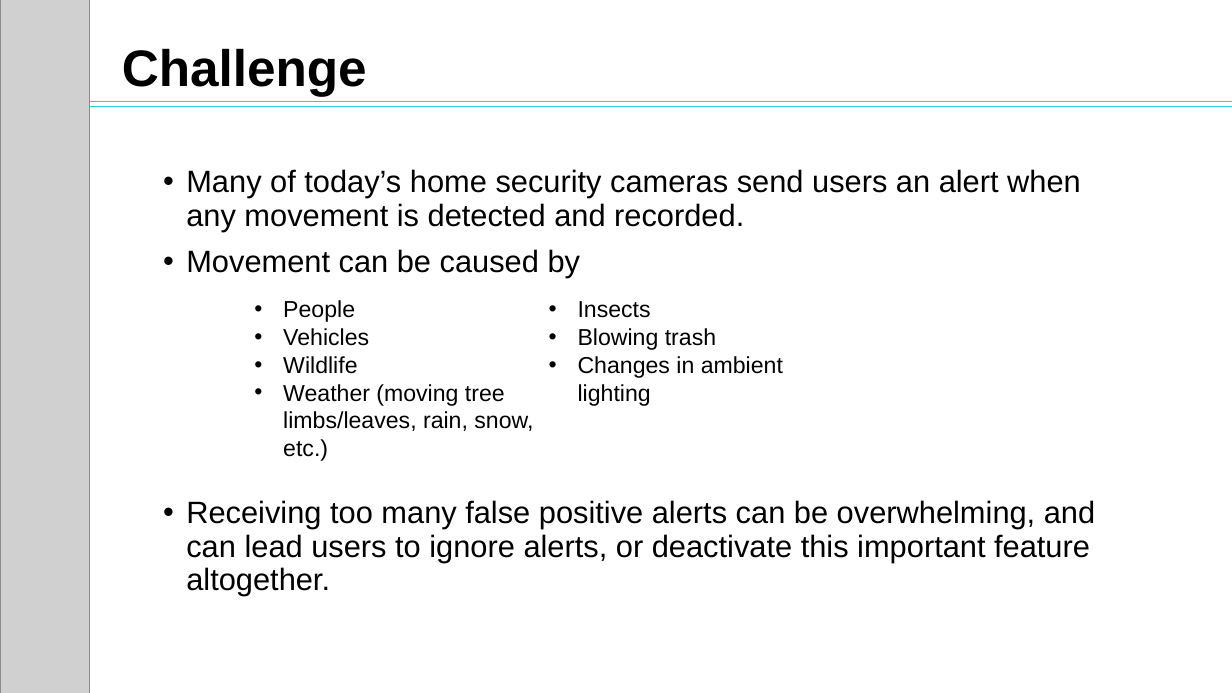
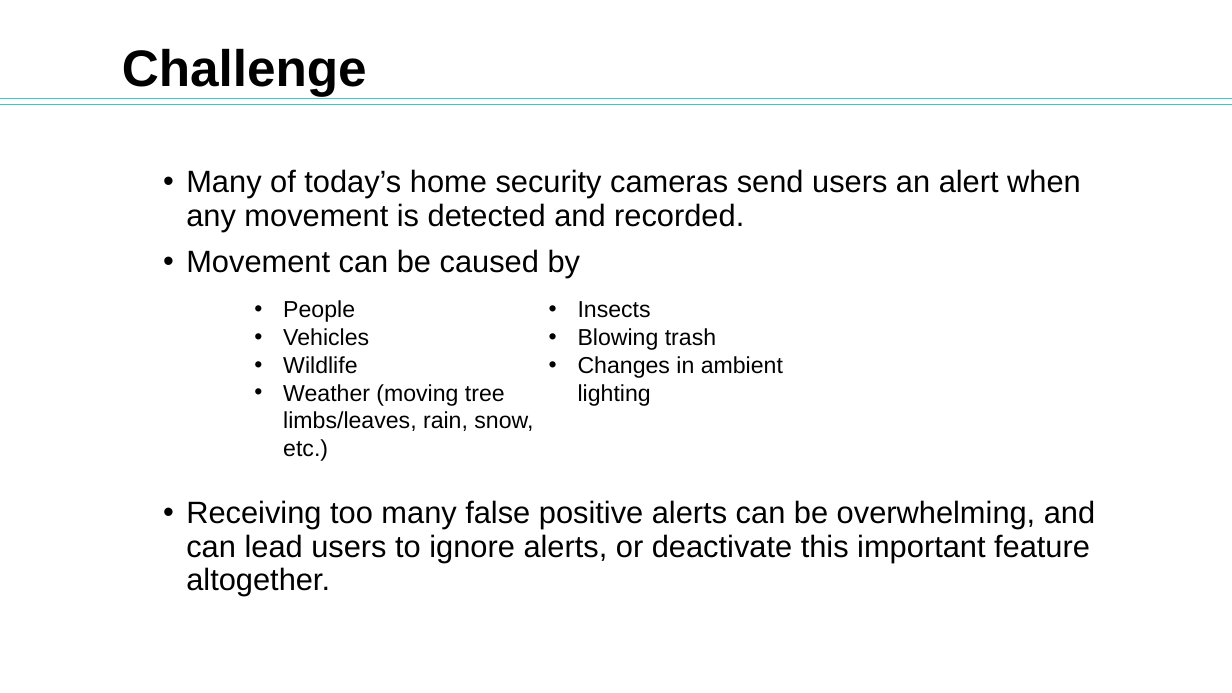
Before and after one commit to brandonsfick/Helix_Eye_InTheSky, a slide deck: slide 2 of Final Project Presentation2.pptx. Drawn at 1232x693 pixels with LibreOffice and Linux fonts; fonts in the diff are those of the drawing; grey boxes stand for pictures; background and template pictures are left out. Boxes give left, top, right and bottom in pixels: in the first picture for what was removed or moved away, otherwise in the second. Text is boxed around its words. In the diff, an @@ line names an element or a change of style, - is before the commit and + after.

```diff
--- a/Final Project Presentation2.pptx
+++ b/Final Project Presentation2.pptx
@@ picture removed at (x1=0, y1=0, x2=90, y2=693) @@
@@ line removed from (0, 101) to (1232, 101) @@
@@ line removed from (0, 106) to (1232, 106) @@
@@ line added from (0, 98) to (1232, 98), #33CCCC 0.5 pt @@
@@ line added from (0, 104) to (1232, 104), #33CCCC 0.5 pt @@
```
Also in this commit, not shown: 5 other slides changed, 5 slides added.
